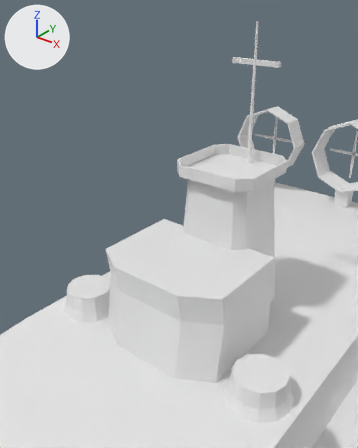
One commit to the OBJ model assets/wp_zubr.obj: the scene before it, then after it.
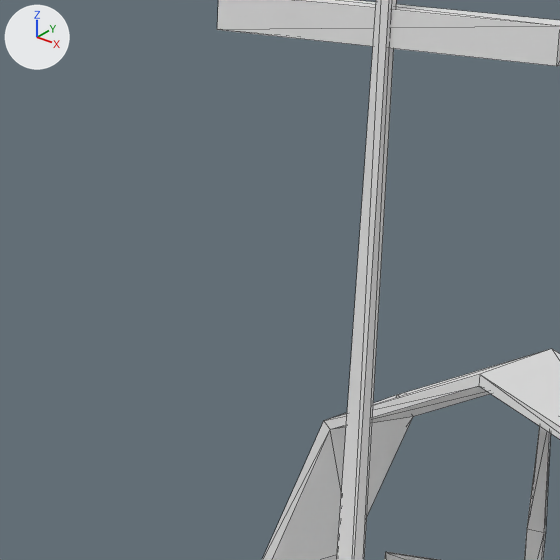
The first picture shows the older version from a camera (50 mm lens) standing at (0.1711, -0.2731, 0.3027) and looking at (-0.0073, -0.0501, 0.1644). The close-ups show the older and then the newer version on the part from 57% to 78% of the width and 13% to 30% of the height of that picture. Only the edits that show in the close-ups are written down. Every picture has the same lights, and +X, +Y and +Z are marked at upper left. The close-ups show mesh edges as thin lines. Where no turn or scale is listed for an object, it has been applied to the vertices.

In view in the first close-up: 'props', 'superstructure'.
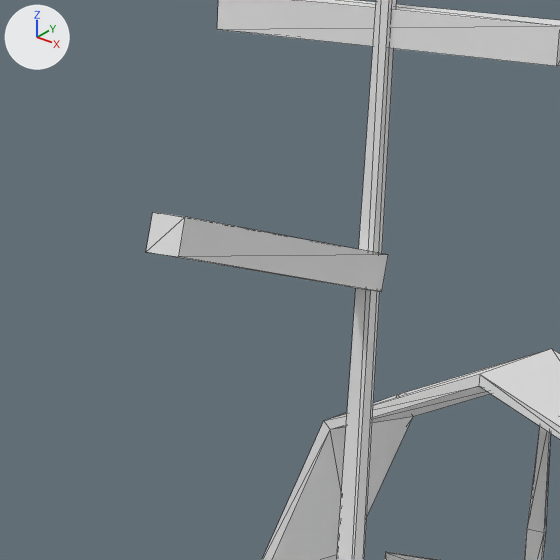
What differs and where, as boxes [x1, y1, x2, y2] in the close-ups (560 x 560 px):
'superstructure', reshaped
    before: [217, 0, 560, 560]
    after: [146, 0, 560, 560]
part 1 of me_superstructure, added
    after: [146, 212, 388, 292]

The change, as a diff of the scene's bpy script:
```diff
--- a/assets/wp_zubr.obj.py
+++ b/assets/wp_zubr.obj.py
@@ me_superstructure @@
 # used by ob_superstructure; location = (0.0, 0.0, 0.0)
-me_superstructure.from_pydata(...)  # 98 vertices, 162 faces; spans x -0.046..0.046, y -0.096..0.028, z 0.076..0.282
+me_superstructure.from_pydata(...)  # 106 vertices, 174 faces; spans x -0.046..0.046, y -0.096..0.028, z 0.076..0.282
+# me_superstructure part 1: the loose piece of 8 vertices spanning x -0.017..0.017, y 0.019..0.022, z 0.255..0.258 is copied, and the copy is multiplied about its middle by the matrix ((0.0, -1.0, 0.0), (0.971, 0.0, 0.239), (-0.239, 0.0, 0.971)), then moved by (0.0, -0.018, -0.017); it spans x -0.001..0.002, y -0.015..0.02, z 0.234..0.245
```
